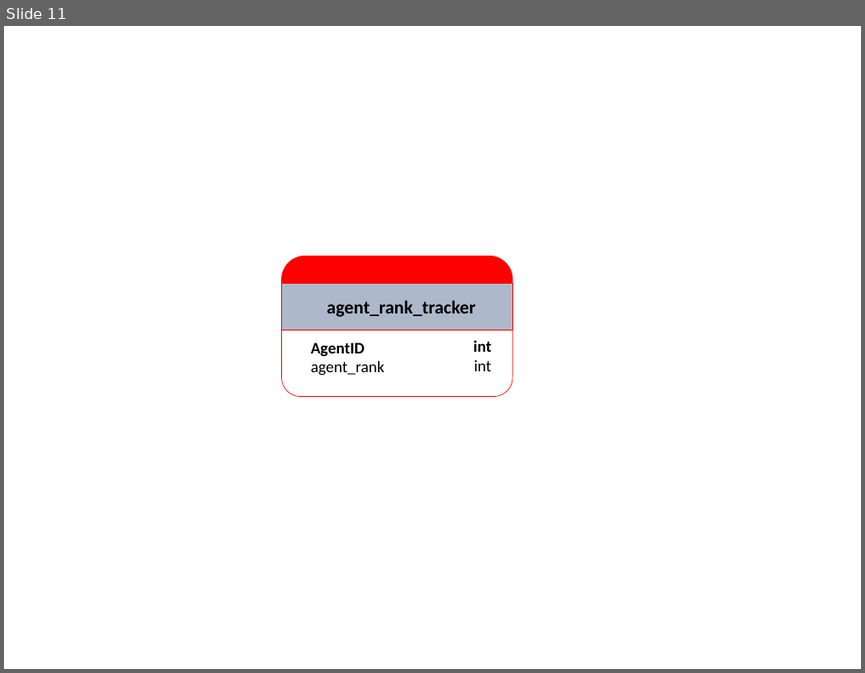
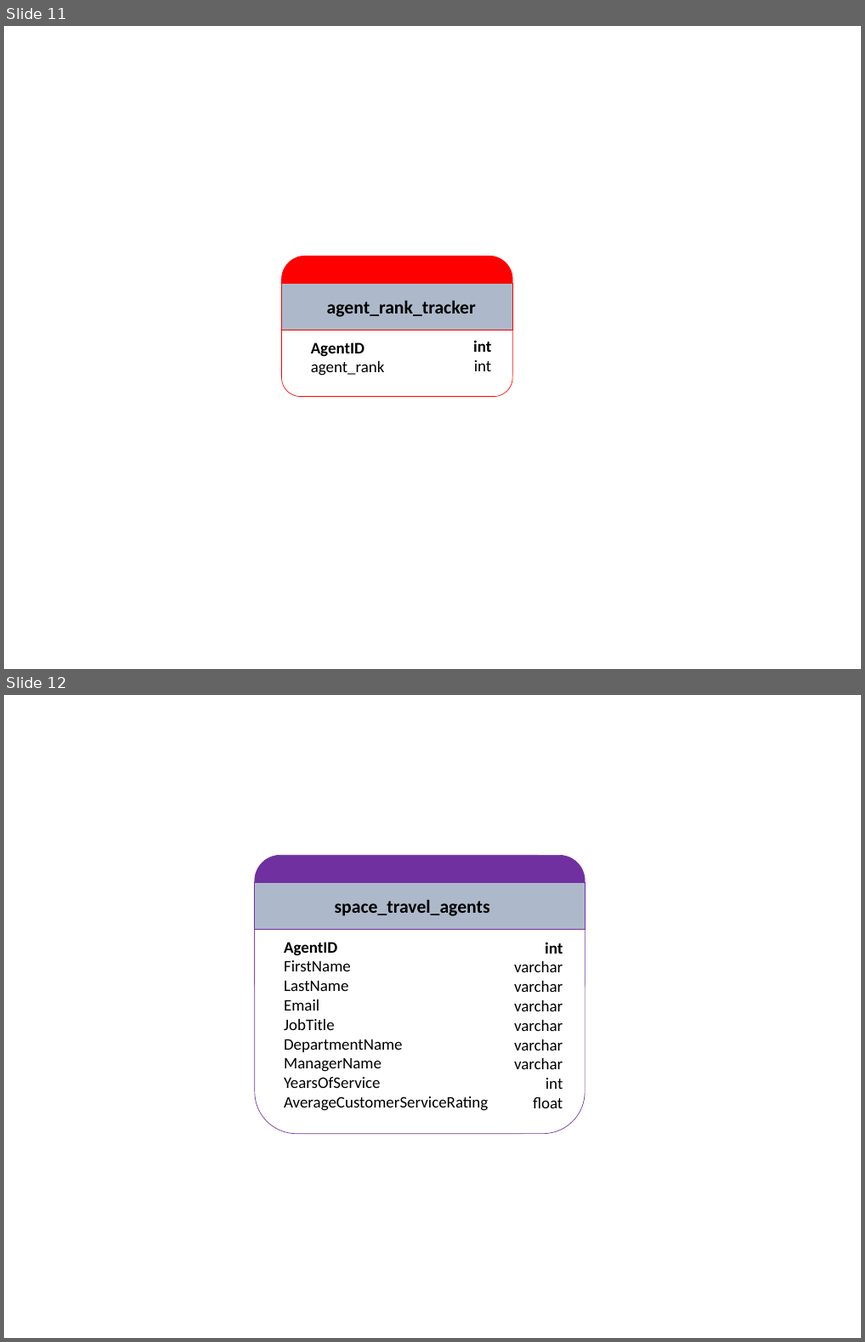
Before and after one commit to kpnguyen21/space-challenge, a slide deck: Figures/figure.pptx. Shown one above the other, each under a label of ours: slide 11 before the commit, slides 11 and 12 after it. The pictures are 865x673 and 865x1342 pixels, drawn with LibreOffice and Linux fonts; fonts in the diff are those of the drawing; background and template pictures are left out. Boxes give left, top, right and bottom in pixels: in the first picture for what was removed or moved away, otherwise in the second. Text is boxed around its words. In the diff, an @@ line names an element or a change of style, - is before the commit and + after.

```diff
--- a/Figures/figure.pptx
+++ b/Figures/figure.pptx
@@ slide 12 added at (x1=4, y1=695, x2=861, y2=1338), background #FFFFFF @@
@@ group added at (x1=255, y1=855, x2=585, y2=1133): 3 texts, 2 rounded rectangles, 1 rectangle @@
+space_travel_agents
+AgentID
+FirstName
+LastName
+Email
+JobTitle
+DepartmentName
+ManagerName
+YearsOfService
+AverageCustomerServiceRating
+int
+varchar
+varchar
+varchar
+varchar
+varchar
+varchar
+int
+float
```
Also in this commit, not shown: 1 other file.
